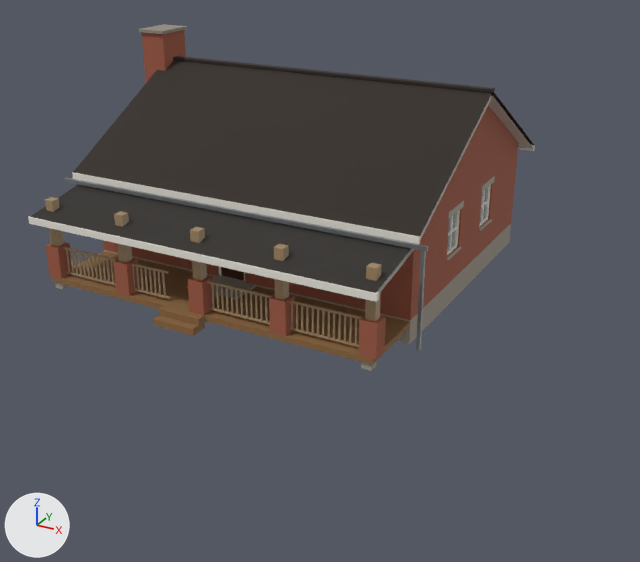
The glTF model assets/models/small_buildings/bungalow_c.glb, before and after one commit.
Both versions are drawn from a 50 mm camera at (13.9, -25.0, 11.3) aimed at (2.4, -4.0, 0.8). The lights are fixed; the arrows at lower left show +X, +Y and +Z. The older version comes first. Objects named as collision shapes, trigger or cutter boxes, shadow casters or lower levels of detail are left out. Vertices at exactly the same position are counted once.

Names of what the first picture shows: 'LOD0' and 1 more.
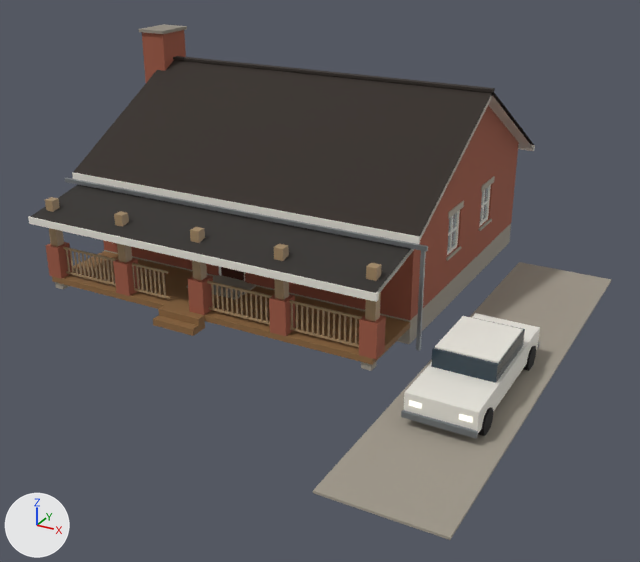
Changed parts and their boxes (x1, y1, x2, y2) in the pictures (640 x 562 px):
```json
{"object": "LOD0", "change": "reshaped", "before": [28, 24, 535, 371], "after": [28, 24, 612, 540], "on screen": "15% wider, 49% taller"}
{"part": 1, "of": "me_bungalow_c_lod0", "change": "added", "after": [313, 262, 612, 540]}
{"part": 2, "of": "me_bungalow_c_lod0", "change": "added", "after": [431, 316, 525, 383]}
{"part": 3, "of": "me_bungalow_c_lod0", "change": "added", "after": [409, 400, 422, 409]}
{"part": 4, "of": "me_bungalow_c_lod0", "change": "added", "after": [459, 414, 472, 423]}
{"part": 5, "of": "me_bungalow_c_lod0", "change": "added", "after": [401, 410, 478, 438]}
{"part": 6, "of": "me_bungalow_c_lod0", "change": "added", "after": [404, 313, 540, 433]}
{"part": 7, "of": "me_bungalow_c_lod0", "change": "added", "after": [435, 316, 523, 363]}
{"part": 8, "of": "me_bungalow_c_lod0", "change": "added", "after": [478, 407, 494, 436]}
{"part": 9, "of": "me_bungalow_c_lod0", "change": "added", "after": [523, 346, 536, 371]}
```

The change, as JSON lines over the scene's bpy script:
```json
{"op": "add", "block": "mat_rubber", "code": ["mat_rubber = bpy.data.materials.new('rubber')", "# nodes: BsdfPrincipled, Mix, OutputMaterial, VertexColor", "# colours: black #222222, mixed with the vertex colours"]}
{"op": "add", "block": "mat_paint", "code": ["mat_paint = bpy.data.materials.new('paint')", "mat_paint.use_nodes = True; mat_paint.node_tree.nodes.clear()", "_N = mat_paint.node_tree.nodes; _L = mat_paint.node_tree.links", "n0 = _N.new('ShaderNodeBsdfPrincipled'); n0.name = 'Principled BSDF'", "n0.inputs[2].default_value = 0.4  # 'Roughness'", "n1 = _N.new('ShaderNodeOutputMaterial'); n1.name = 'Material Output'", "n2 = _N.new('ShaderNodeVertexColor'); n2.name = 'Color Attribute'", "_L.new(n0.outputs[0], n1.inputs[0])  # 'BSDF' to 'Surface'", "_L.new(n2.outputs[0], n0.inputs[0])  # 'Color' to 'Base Color'"]}
{"block": "me_bungalow_c_lod0", "where": "# used by ob_lod0; location = (0.0, 0.0, 0.0)"}
{"op": "remove", "block": "me_bungalow_c_lod0", "code": "me_bungalow_c_lod0.from_pydata(...)  # 2098 vertices, 3658 faces; spans x -6.52..6.16, y -7.46..5.6, z -0.3..7.01"}
{"op": "add", "block": "me_bungalow_c_lod0", "code": "me_bungalow_c_lod0.from_pydata(...)  # 2242 vertices, 3898 faces; spans x -6.52..9.6, y -12.0..5.6, z -0.3..7.01"}
{"block": "me_bungalow_c_lod0", "change": "me_bungalow_c_lod0 part 1: a new loose piece, a box spanning x 6.6..9.6, y -12.0..2.0, z 0.0..0.06, in mat_concrete"}
{"block": "me_bungalow_c_lod0", "change": "me_bungalow_c_lod0 part 2: a new loose piece, a box spanning x 7.3..8.9, y -7.45..-5.35, z 0.92..1.38, in mat_glassdark"}
{"block": "me_bungalow_c_lod0", "change": "me_bungalow_c_lod0 part 3: a new loose piece, a box spanning x 7.35..7.65, y -8.86..-8.85, z 0.62..0.75, in mat_lamp"}
{"block": "me_bungalow_c_lod0", "change": "me_bungalow_c_lod0 part 4: a new loose piece, a box spanning x 8.55..8.85, y -8.86..-8.85, z 0.62..0.75, in mat_lamp"}
{"block": "me_bungalow_c_lod0", "change": "me_bungalow_c_lod0 part 5: a new loose piece, a box spanning x 7.2..9.0, y -8.93..-8.85, z 0.3..0.45, in mat_metal"}
{"block": "me_bungalow_c_lod0", "change": "me_bungalow_c_lod0 part 6: a new loose piece, a box spanning x 7.22..8.98, y -8.85..-4.15, z 0.32..0.92, in mat_paint"}
{"block": "me_bungalow_c_lod0", "change": "me_bungalow_c_lod0 part 7: a new loose piece, a box spanning x 7.32..8.88, y -7.35..-5.45, z 1.38..1.42, in mat_paint"}
{"block": "me_bungalow_c_lod0", "change": "me_bungalow_c_lod0 part 8: a new loose piece, a 10-sided cylinder along x spanning x 8.81..9.03, y -8.51..-7.89, z 0.0..0.66, in mat_rubber"}
{"block": "me_bungalow_c_lod0", "change": "me_bungalow_c_lod0 part 9: a new loose piece, a 10-sided cylinder along x spanning x 8.81..9.03, y -5.11..-4.49, z 0.0..0.66, in mat_rubber"}
{"block": "me_bungalow_c_lod0", "change": "other edits to the shape of me_bungalow_c_lod0 do not show in these pictures"}
{"op": "add", "block": "me_bungalow_c_lod0", "code": "me_bungalow_c_lod0.materials.append(mat_glassdark)"}
{"op": "add", "block": "me_bungalow_c_lod0", "code": "me_bungalow_c_lod0.materials.append(mat_paint)"}
{"op": "add", "block": "me_bungalow_c_lod0", "code": "me_bungalow_c_lod0.materials.append(mat_rubber)"}
```
